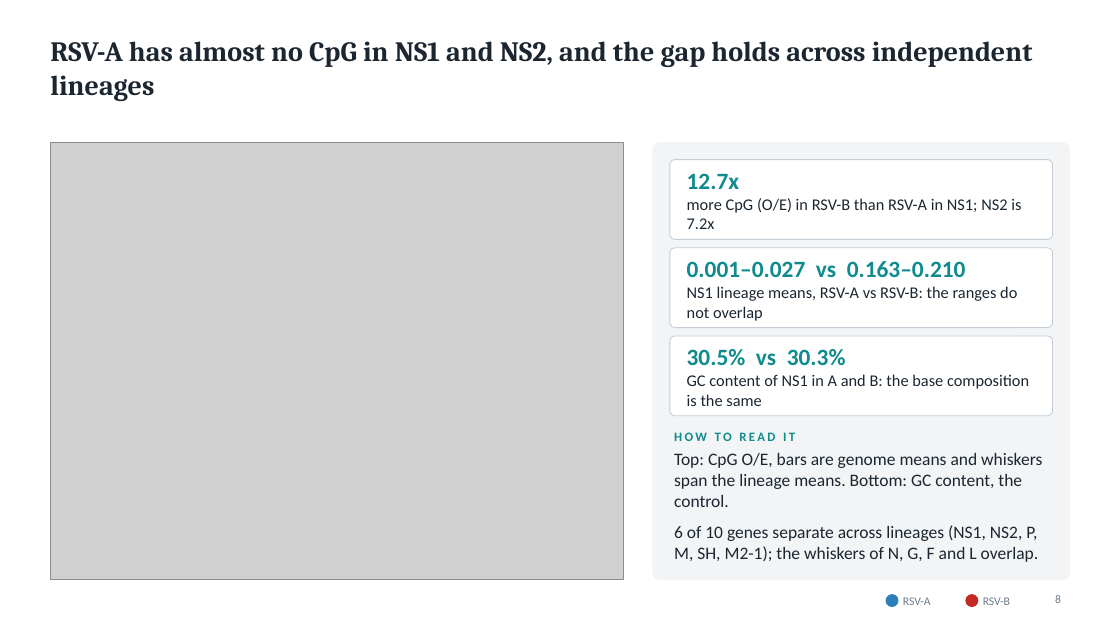
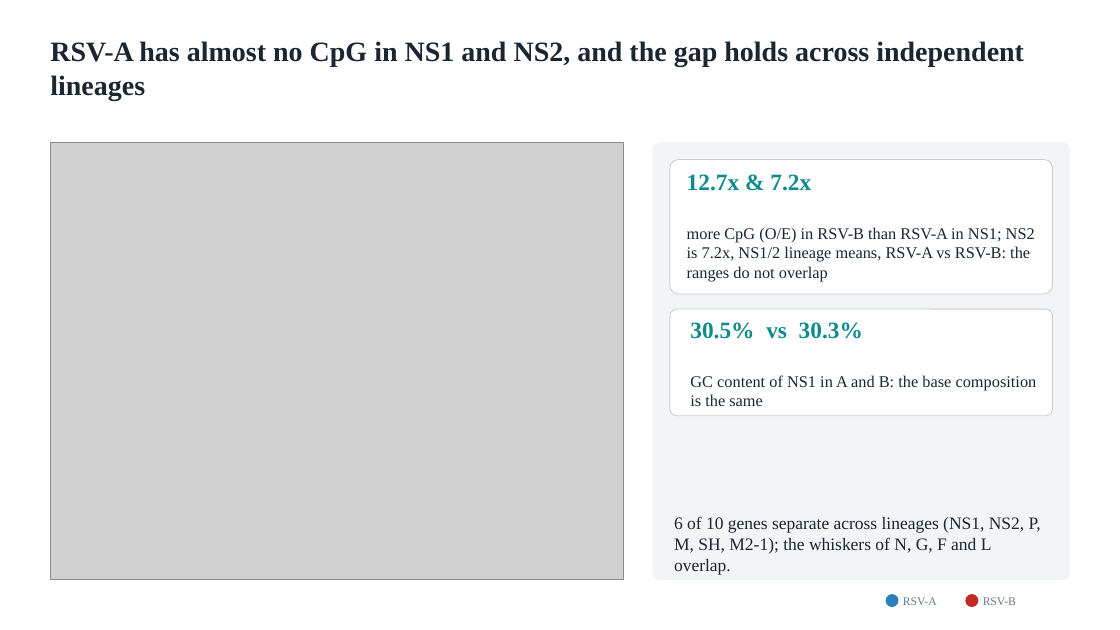
Before and after one commit to Wlimni/RSV, a slide deck: slide 8 of docs/RSV_Results_Update.pptx. Drawn at 1120x630 pixels with LibreOffice and Linux fonts; fonts in the diff are those of the drawing; grey boxes stand for pictures. Boxes give left, top, right and bottom in pixels: in the first picture for what was removed or moved away, otherwise in the second. Text is boxed around its words. In the diff, an @@ line names an element or a change of style, - is before the commit and + after.

```diff
--- a/docs/RSV_Results_Update.pptx
+++ b/docs/RSV_Results_Update.pptx
@@ title "RSV-A has almost no CpG ..." at [50,41,1024,100]: font Cambria to Times New Roman @@
@@ rounded rectangle: place and size @@
-rounded rectangle at [670,160,1052,239]
+rounded rectangle at [670,160,1052,294]
@@ text at [687,174,1035,282]: text changed; font Calibri to Times New Roman @@
-12.7x
-more CpG (O/E) in RSV-B than RSV-A in NS1; NS2 is 7.2x
+12.7x & 7.2x
+more CpG (O/E) in RSV-B than RSV-A in NS1; NS2 is 7.2x, NS1/2 lineage means, RSV-A vs RSV-B: the ranges do not overlap
@@ rounded rectangle removed at [670,248,1052,328] @@
@@ text removed at [687,261,1017,321] @@
-0.001–0.027 vs 0.163–0.210
-NS1 lineage means, RSV-A vs RSV-B: the ranges do not overlap
@@ rounded rectangle: place and size @@
-rounded rectangle at [670,336,1052,416]
+rounded rectangle at [670,309,1052,416]
@@ text "30.5% vs 30.3%": place and size @@
-text "30.5% vs 30.3%" at [687,349,1029,406]
+text "30.5% vs 30.3%" at [690,322,1037,406]
@@ font Calibri to Times New Roman in 4 elements at [903,597,937,605], [983,597,1016,605], [690,322,1037,406], [674,516,1041,575] @@
@@ text at [674,432,1042,507]: paragraphs removed @@
-HOW TO READ IT
-Top: CpG O/E, bars are genome means and whiskers span the lineage means. Bottom: GC content, the control.
@@ page number removed at [1055,595,1061,603] @@
-8
```
Also in this commit, not shown: 7 other slides changed, 1 slide removed, 7 other files.
